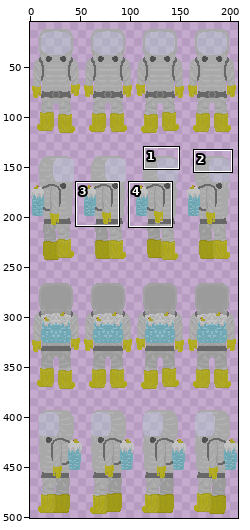
Edited in one commit: sprite sheet (assets/playerCustom/clothingOver/hazmatWhite.png). Above: a wide view before the commit, with the close-up outlined.
Close-up. Old version:
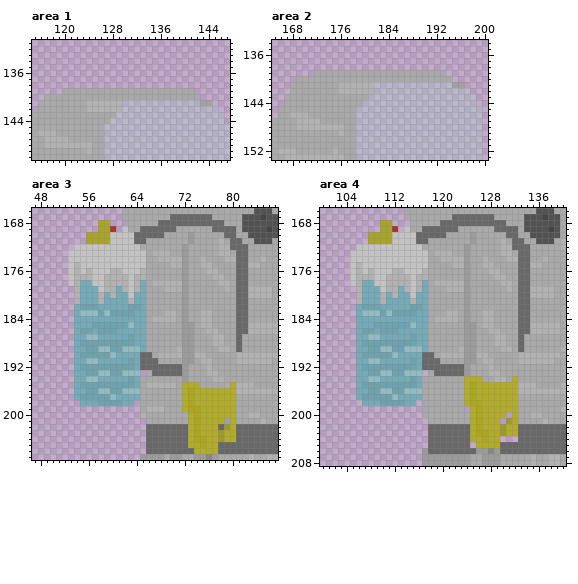
The file is 208x508 pixels. Pixels under 10% opacity are left out. Colours within 5 levels of each other are drawn and written as one. Shown: area 1: x 115..147, y 131..150; area 2: x 165..200, y 134..153; area 3: x 47..87, y 166..207; area 4: x 100..140, y 166..208. The wide view leaves out empty margins. The commit also changed other parts of the picture, which this record leaves out.
Now the later version:
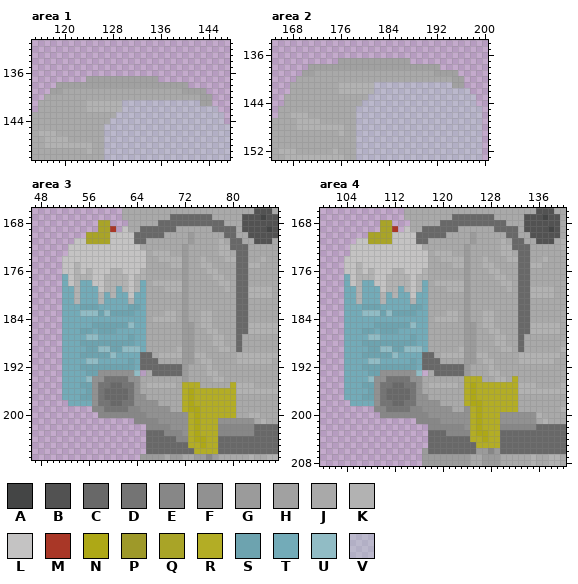
Palette (. is transparent): A #444545  B #525252  C #686868  D #747474  E #878787  F #919191  G #9b9b9b  H #a1a1a1  J #a9a9a9  K #b2b2b2  L #c4c3c3  M #a93727  N #aea816  P #9e9929  Q #a9a427  R #b3ad25  S #6da3af  T #73abb8  U #91bcc5  V #adcdcc64
What changed:
Changed rows in their new state; - is an unchanged pixel.
Area 1:
first column x 118:
137 ------HHHHHHHHHHHH---------
138 -HHHHHHHHHHHHHHHHHHHHHH----
139 HH--------------------HHHH-
140 -------------------------HH
Area 2:
first column x 170:
137 ------HHHHHHHHHHHH---------
138 -HHHHHHHHHHHHHHHHHHHHHH----
139 HH--------------------HHHH-
140 -------------------------HH
Area 3:
first column x 52:
171 --LL----------------------------
172 -L------------------------------
174 L-------------------------------
175 L-------------------------------
176 L-------------------------------
177 T-------------------------------
178 T-------------------------------
179 TT------------------------------
180 TT------------------------------
181 TT------------------------------
182 TT------------------------------
183 TT------------------------------
184 TT------------------------------
185 TT------------------------------
186 TT------------------------------
187 TT------------------------------
188 TT------------------------------
189 TT------------------------------
190 TT------------------------------
191 TT------------------------------
192 TT------------------------------
193 TT----FFFFFF--------------------
194 TT---FFDDDDFF-------------------
195 TT---FDDCCDDF-------------------
196 TT---FDCCCCDF-------------------
197 TT---FDCCCCDFF------------------
198 -TT--FDDCCDDFFFF----------------
199 -----EEDDDDEEFFFFF--------------
200 ------EEEEEEEEFFFFFFF-----------
201 ------------EEEEFFFFF-----FFFFFF
202 --------------EEEEFFF-----EEEEEE
203 -----------------EEEF-----EEEEEE
204 -------------------EE-----CCC---
Area 4:
first column x 104:
171 --LL----------------------------
172 -L------------------------------
174 L-------------------------------
175 L-------------------------------
176 L-------------------------------
177 T-------------------------------
178 T-------------------------------
179 TT------------------------------
180 TT------------------------------
181 TT------------------------------
182 TT------------------------------
183 TT------------------------------
184 TT------------------------------
185 TT------------------------------
186 TT------------------------------
187 TT------------------------------
188 TT------------------------------
189 TT------------------------------
190 TT------------------------------
191 TT------------------------------
192 TT------------------------------
193 TT----FFFFFF--------------------
194 TT---FFDDDDFF-------------------
195 TT---FDDCCDDF-KKKKK-------------
196 TT---FDCCCCDF-------------------
197 TT---FDCCCCDFF------------------
198 -TT--FDDCCDDFFFF----------------
199 -----EEDDDDEEFFFFF--F-----------
200 ------EEEEEEEEFFFFFFF-----FFFFFF
201 ------------EEEEFFFFF-----FFFFFF
202 --------------EEEEEEF-----EEEEEE
203 -----------------EEEE-----CCC---
204 --------------------------CCC---
205 ---------------------C----------
Changed places in both close-ups, as pixel boxes (x1, y1, x2, y2):
changed: (50, 76, 212, 100)
changed: (302, 58, 464, 82)
changed: (62, 238, 188, 442)
changed: (218, 418, 254, 442)
changed: (344, 238, 476, 448)
changed: (500, 412, 536, 442)
